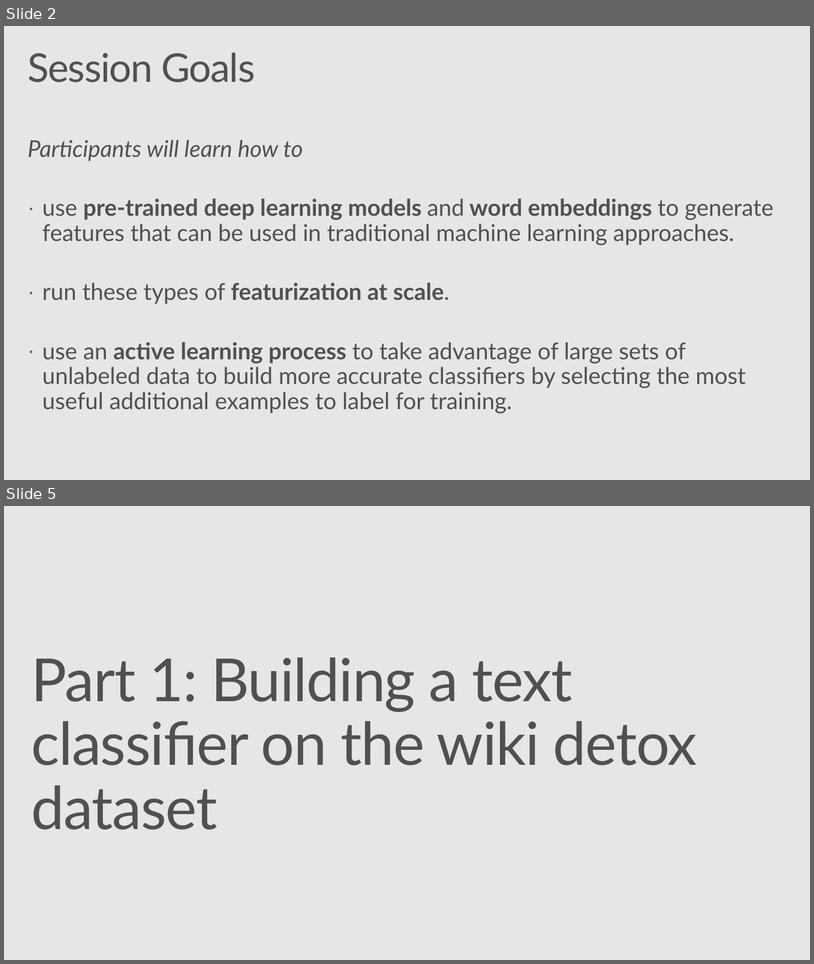
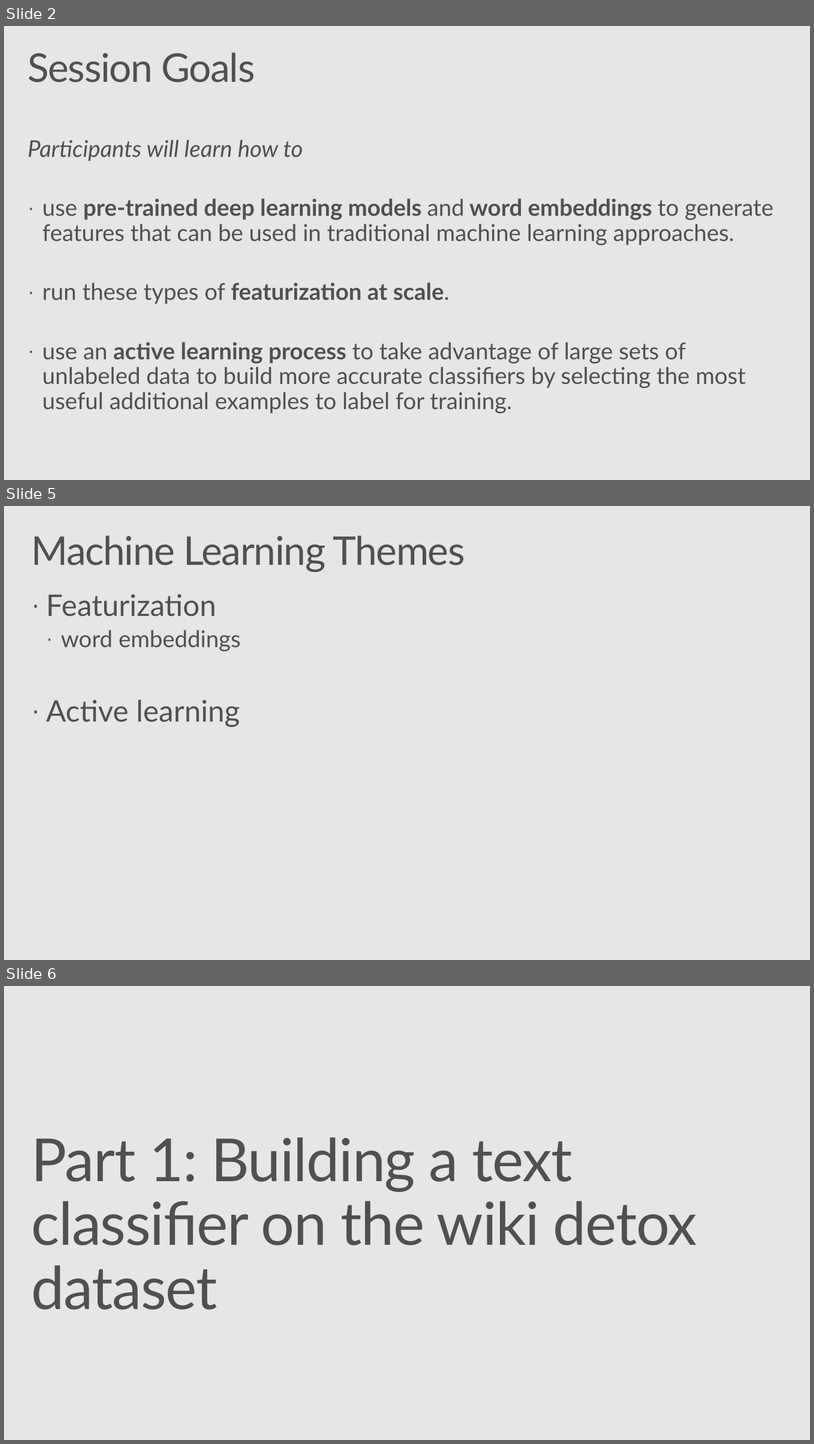
Before and after one commit to Azure/Strata2018, a slide deck: active_learning_workshop.pptx. Shown one above the other, each under a label of ours: slides 2 and 5 before the commit, slides 2, 5 and 6 after it; the slides between them are not shown. The pictures are 814x964 and 814x1444 pixels, drawn with LibreOffice and Linux fonts; fonts in the diff are those of the drawing; background and template pictures are left out. Boxes give left, top, right and bottom in pixels: in the first picture for what was removed or moved away, otherwise in the second. Text is boxed around its words. In the diff, an @@ line names an element or a change of style, - is before the commit and + after.

```diff
--- a/active_learning_workshop.pptx
+++ b/active_learning_workshop.pptx
@@ slide 5 added at [4,506,810,960], background #E6E6E6 @@
@@ title added at [31,535,465,572], 48 pt, text #505050 @@
+Machine Learning Themes
@@ text added at [46,594,241,727], 36 pt, text #505050 @@
+· Featurization
+  · word embeddings
+· Active learning
@@ what was slide 5 is now slide 6 @@
```
Also in this commit, not shown: 5 slides changed, 13 other slides added.
